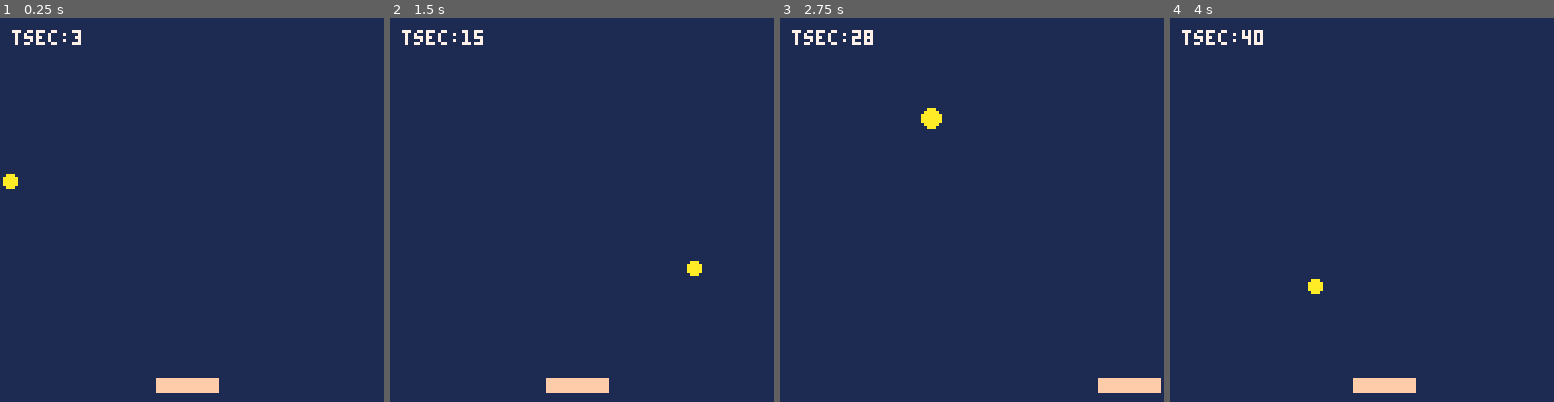
Above: before the commit, frames 1-4 (left to right).
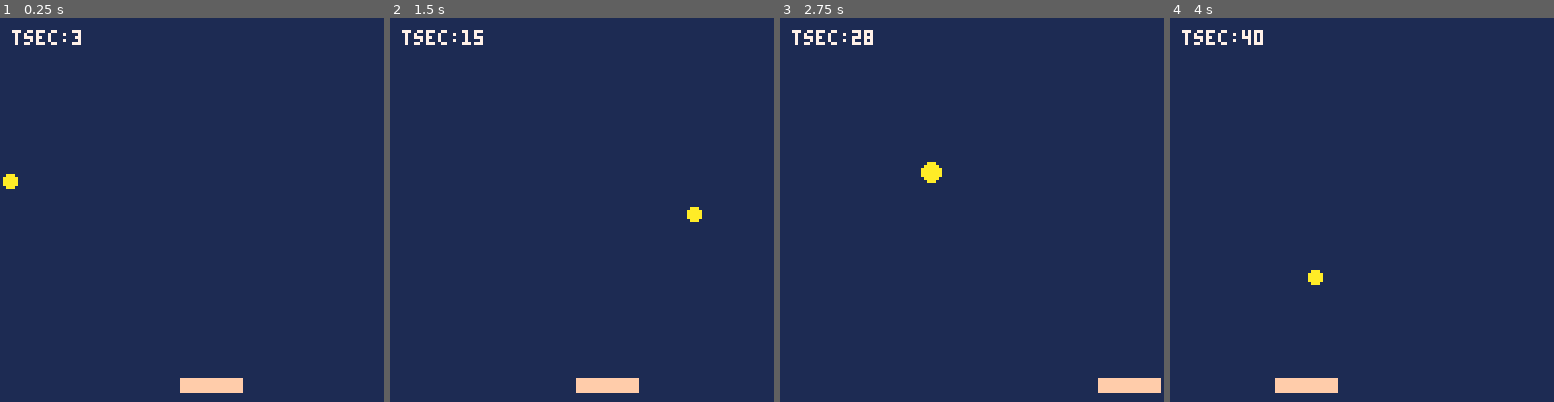
Above: after the commit, the same moments.

Repository: reyabreu/pico-8
Game: PICO-8 cartridge breakout.p8
Two runs of this game, one before a commit and one after it. Both use one fixed random seed, a clock stepped at 60 frames per second and the inputs below.
Inputs:
- Up to frame 1 (0.25 s): no input
- Up to frame 2 (1.5 s): no input
- Up to frame 3 (2.75 s): hold Right 1.6-2.1 s; hold Right from 2.47 s (still down)
- Up to frame 4 (4 s): release Right at 3.03 s; hold Left 3.08-3.58 s

The runs differ from the first frame. In frame 1, 0.5% of the frame differs, in the area x 40-64%, y 93-98%; in frame 2, 0.9%; in frame 3, 0.5%; in frame 4, 1.5%, in the area x 27-65%, y 65-98%.

Commit message:
Added lerp function

Diff:
--- a/breakout.p8
+++ b/breakout.p8
@@ -87,8 +88,11 @@
 end
 
 function update_paddle()
-	if (btn(➡️)) pad.x+=pad.spd
-	if (btn(⬅️)) pad.x-=pad.spd
+	if (btn(➡️)) pad.spd=5
+	if (btn(⬅️)) pad.spd=-5
+
+	pad.spd=lerp(pad.spd,0,0.23)
+	pad.x+=pad.spd
 
 	pad.x=clamp(pad.x,1,126-pad.w)
 end
@@ -120,6 +124,10 @@
 function print_time()
 	print("tsec:"..tsec,4,4,7)
 end
+
+function lerp(start,finish,t)
+	return (1-t)*start+t*finish
+end
 __gfx__
 00000000000000000000000000000000000000000000000000000000000000000000000000000000000000000000000000000000000000000000000000000000
 00000000000000000000000000000000000000000000000000000000000000000000000000000000000000000000000000000000000000000000000000000000
